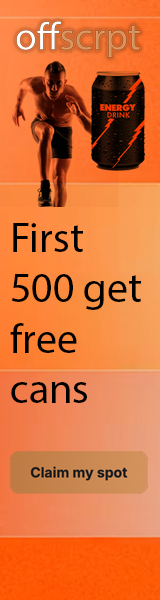
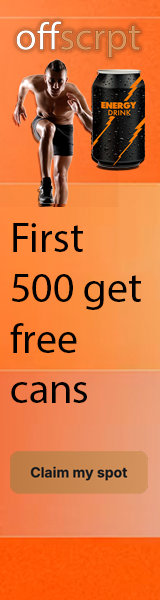
Layered file, before and after one edit (160 x 600). Changes by layer:
added layer "product" (1st of 2) above "logo" over <box>13,59,145,204</box>